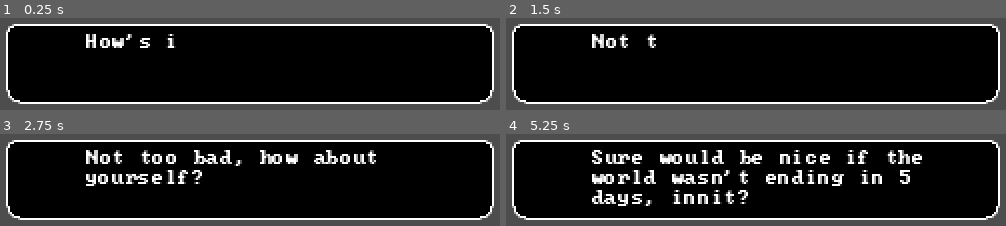
Above: before the commit, frames 1-4 (two rows, left to right).
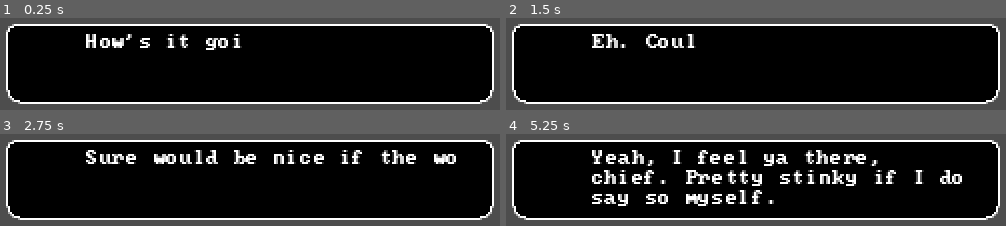
Above: after the commit, the same moments.

Repository: otherotherjosh/RhythmShooter
Game: Godot game, scene res://dialogue/dialogue_demo.tscn
Two runs of this game, one before a commit and one after it. Both use one fixed random seed, a clock stepped at 60 frames per second and the inputs below. This scene is started directly instead of the project's main scene.
Inputs (mouse positions are in pixels of both pictures, inside the frame that each line leads up to):
- Up to frame 1 (0.25 s): no input
- Up to frame 2 (1.5 s): move the mouse to (outside the picture) at 0.52 s; click (outside the picture) at 0.67 s; drag from (outside the picture) to (outside the picture) at 1.27 s
- Up to frame 3 (2.75 s): move the mouse to (315, 216) at 2.02 s; click (315, 216) at 2.17 s
- Up to frame 4 (5.25 s): drag from (outside the picture) to (outside the picture) at 2.77 s; move the mouse to (outside the picture) at 3.52 s; click (outside the picture) at 3.67 s; drag from (outside the picture) to (661, 205) at 4.27 s; move the mouse to (outside the picture) at 5.02 s; click (outside the picture) at 5.17 s

The runs differ from the first frame. In frame 1, 0.8% of the frame differs, in the area x 35-49%, y 17-35%; in frame 2, 1.6%; in frame 3, 7.3%; in frame 4, 13%, in the area x 17-92%, y 17-79%.

Commit message:
feat: add fixed text rate

Diff:
--- a/dialogue/dialogue_box.gd
+++ b/dialogue/dialogue_box.gd
@@ -1,13 +1,8 @@
 class_name DialogueBox extends NinePatchRect
 
 
-enum State {
-	IDLE,
-	TYPING,
-	TYPED,
-}
+const TYPE_SPEED = 50
 
-var state: State
 var dialogue_script: DialogueScript
 var line: int
 var skip_pressed: bool
@@ -21,7 +16,6 @@
 
 func play_dialogue() -> void:
 	if not dialogue_script:
-		state = State.IDLE
 		return
 	line = 0
 	while line < dialogue_script.lines.size():
@@ -30,12 +24,11 @@
 
 
 func play_dialogue_line() -> void:
-	state = State.TYPING
 	text.text = dialogue_script.lines[line].text
 	text.visible_ratio = 0
 	# run text
 	while text.visible_ratio < 1:
-		text.visible_ratio += get_process_delta_time()
+		text.visible_ratio += get_process_delta_time() * TYPE_SPEED / text.text.length()
 		if skip_pressed:
 			skip_pressed = false
 			text.visible_ratio = 1
